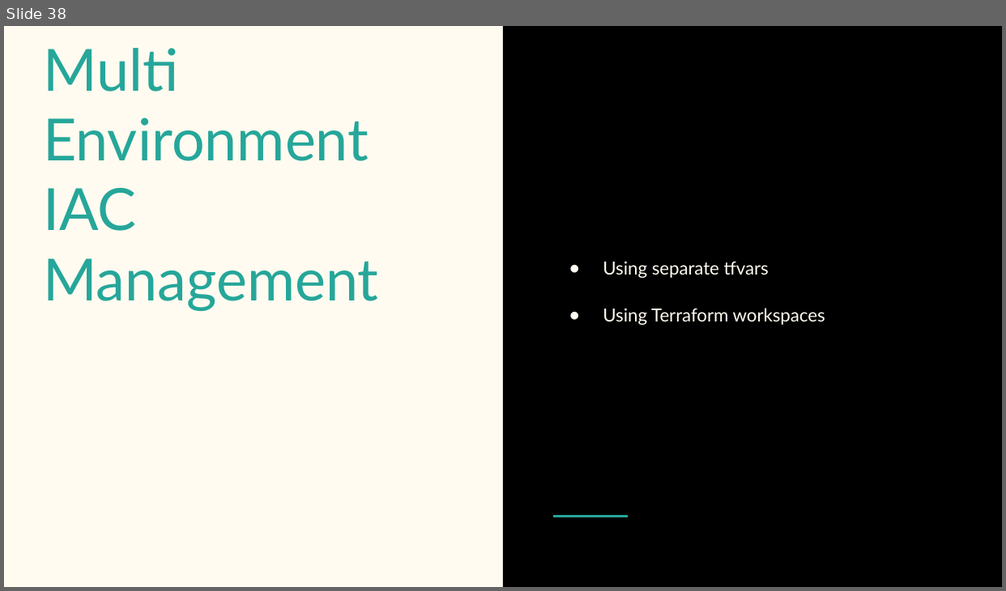
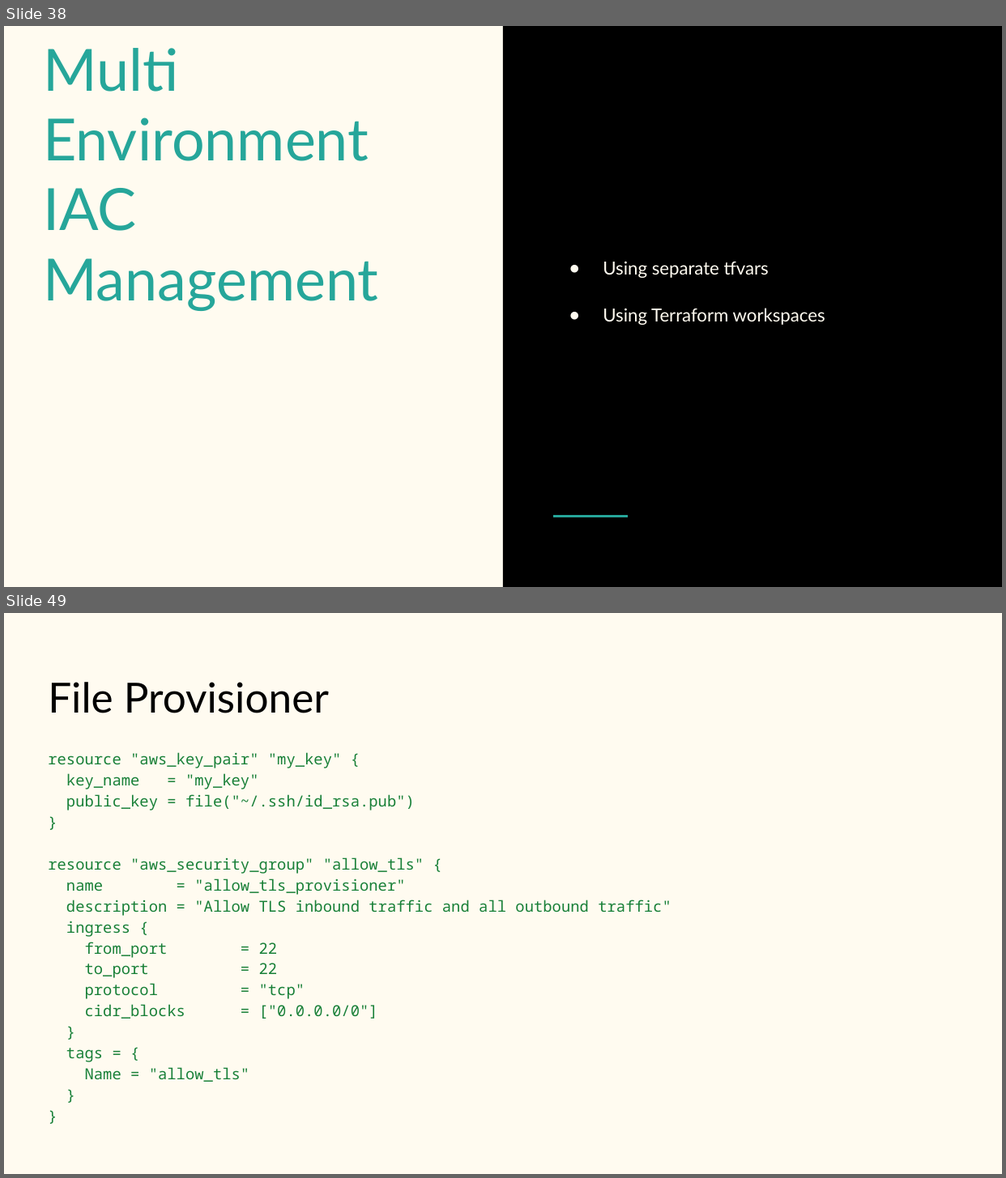
Before and after one commit to jainankur2/ankur-terraform-learning, a slide deck: Terraform.pptx. Shown one above the other, each under a label of ours: slide 38 before the commit, slides 38 and 49 after it; the slides between them are not shown. The pictures are 1006x591 and 1006x1178 pixels, drawn with LibreOffice and Linux fonts; fonts in the diff are those of the drawing. Boxes give left, top, right and bottom in pixels: in the first picture for what was removed or moved away, otherwise in the second. Text is boxed around its words. In the diff, an @@ line names an element or a change of style, - is before the commit and + after.

```diff
--- a/Terraform.pptx
+++ b/Terraform.pptx
@@ slide 49 added at (4,613,1002,1174), background #FFFBF0 @@
@@ title added at (48,682,329,713), 30 pt, text #000000 @@
+File Provisioner
@@ text added at (48,752,671,1082), 11 pt, text #188038 @@
+resource "aws_key_pair" "my_key" {
+key_name = "my_key"
+public_key = file("~/.ssh/id_rsa.pub")
+}
+resource "aws_security_group" "allow_tls" {
+name = "allow_tls_provisioner"
+description = "Allow TLS inbound traffic and all outbound traffic"
+ingress {
+from_port = 22
+to_port = 22
+protocol = "tcp"
+cidr_blocks = ["0.0.0.0/0"]
+}
+tags = {
+Name = "allow_tls"
+}
+}
```
Also in this commit, not shown: 2 slides changed, 16 other slides added, 44 other files.
